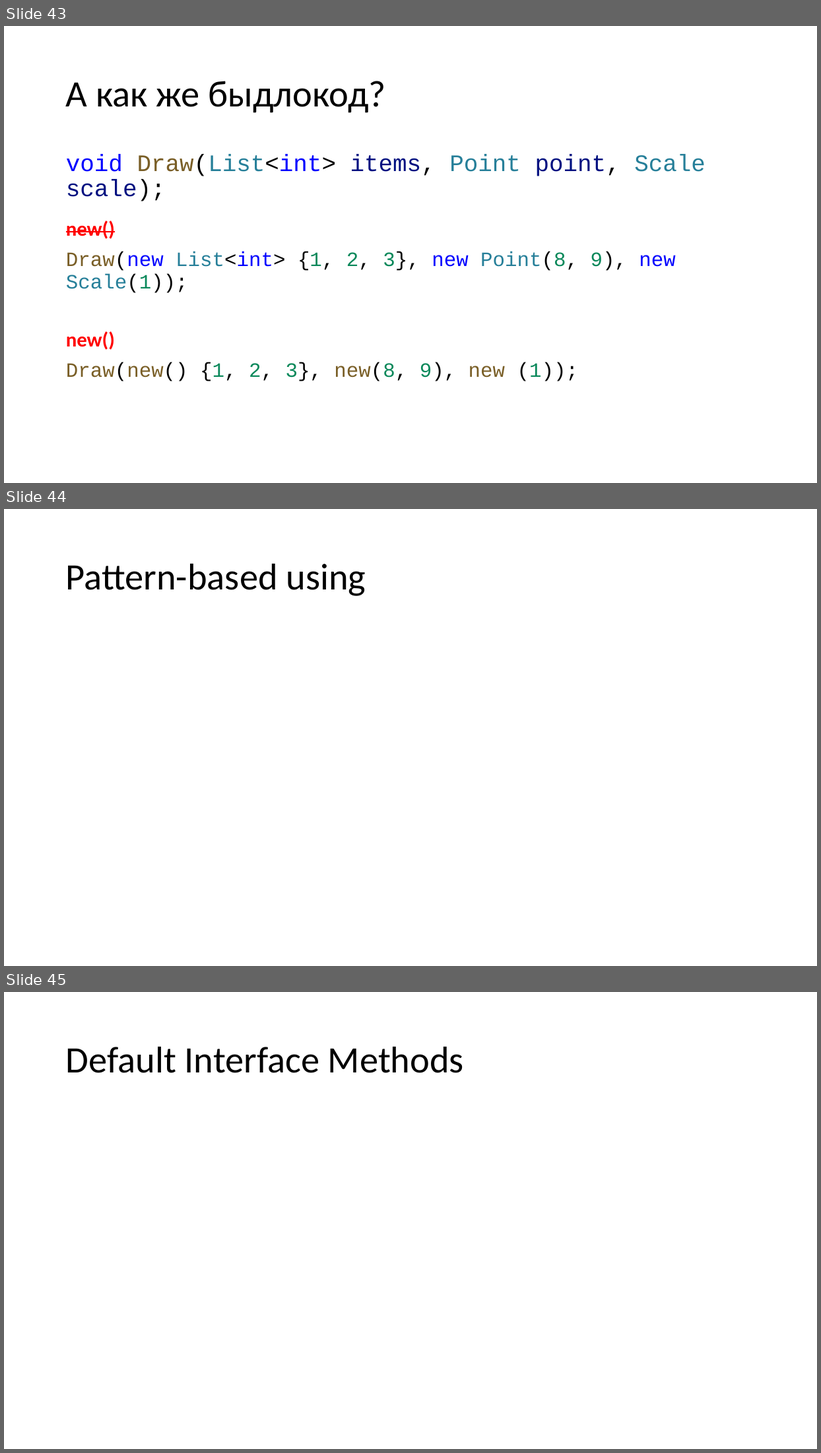
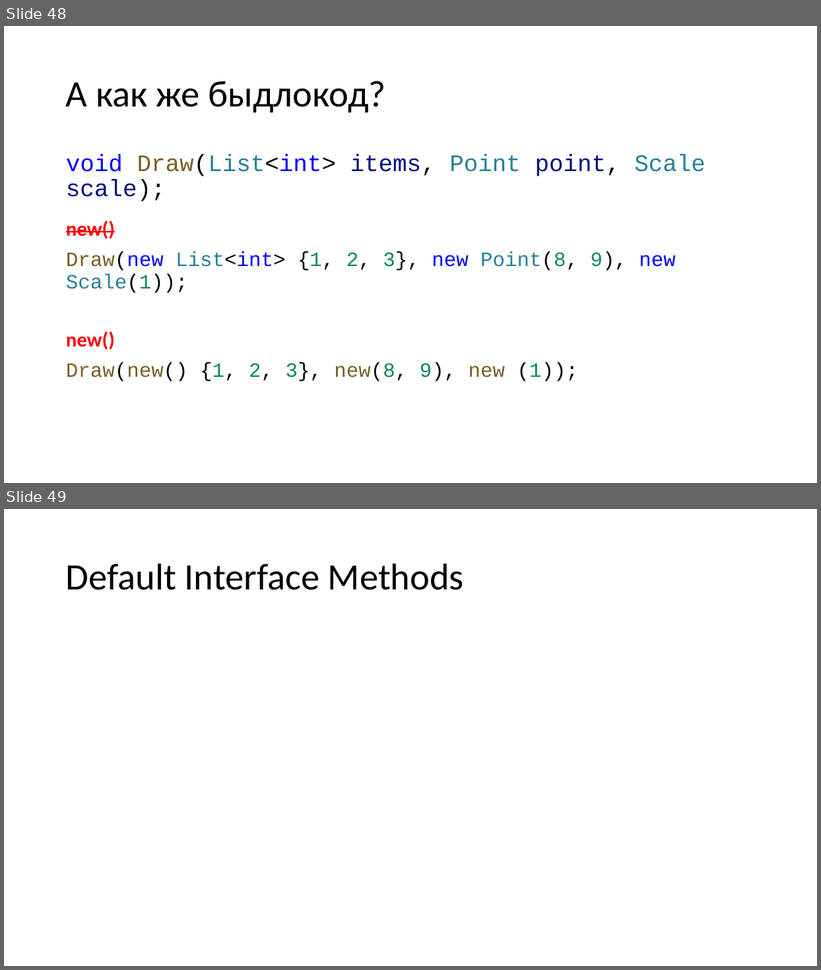
Before and after one commit to kugushev/presentations, a slide deck: Presentation.pptx. Shown one above the other, each under a label of ours: slides 43, 44 and 45 before the commit, slides 48 and 49 after it. The pictures are 821x1453 and 821x970 pixels, drawn with LibreOffice and Linux fonts; fonts in the diff are those of the drawing. Boxes give left, top, right and bottom in pixels: in the first picture for what was removed or moved away, otherwise in the second. Text is boxed around its words. In the diff, an @@ line names an element or a change of style, - is before the commit and + after.

```diff
--- a/Presentation.pptx
+++ b/Presentation.pptx
@@ slide 44 removed at [4,509,817,966], background #FFFFFF @@
@@ title removed at [66,563,366,596] @@
-Pattern-based using
@@ what was slide 43 is now slide 48 @@
@@ what was slide 45 is now slide 49 @@
```
Also in this commit, not shown: 8 slides changed, 5 slides added, 3 other files.
